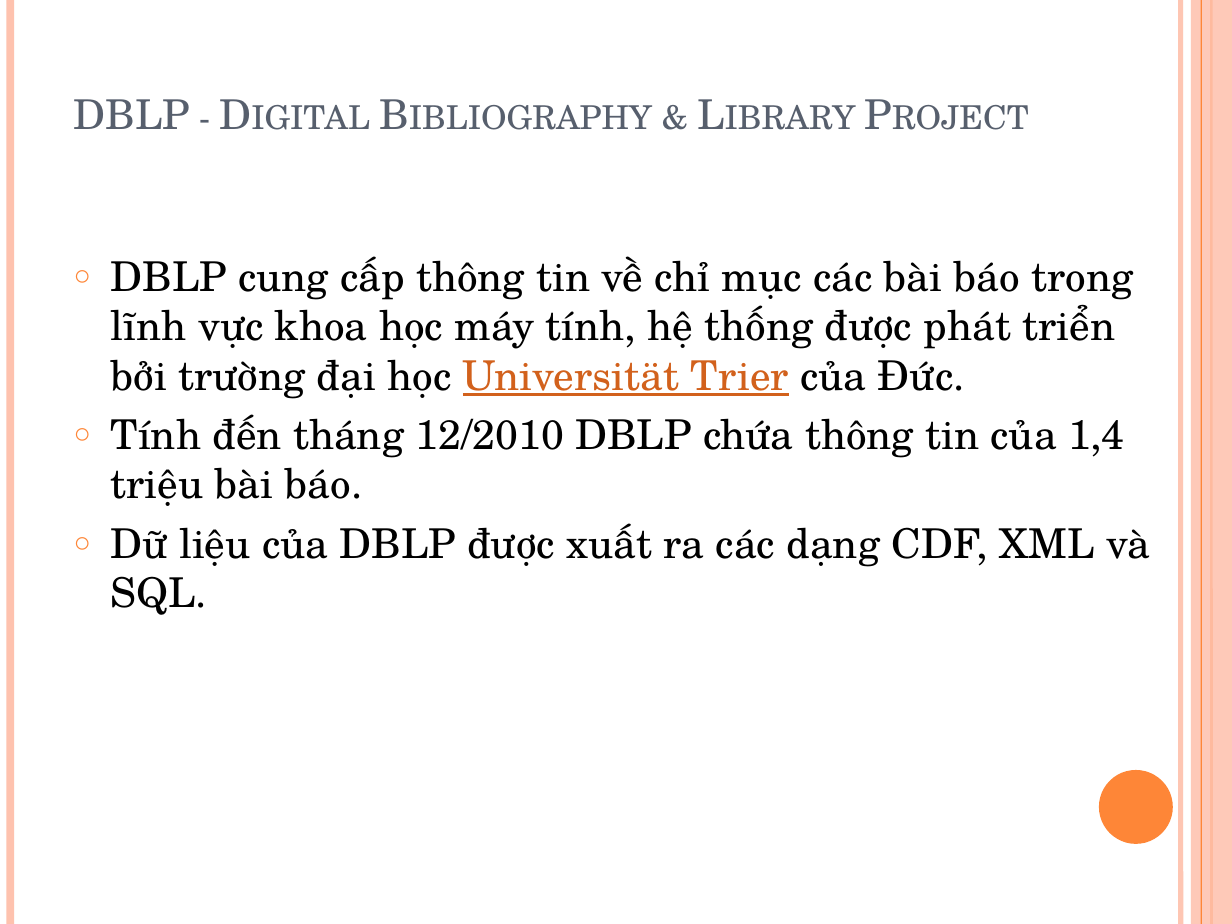
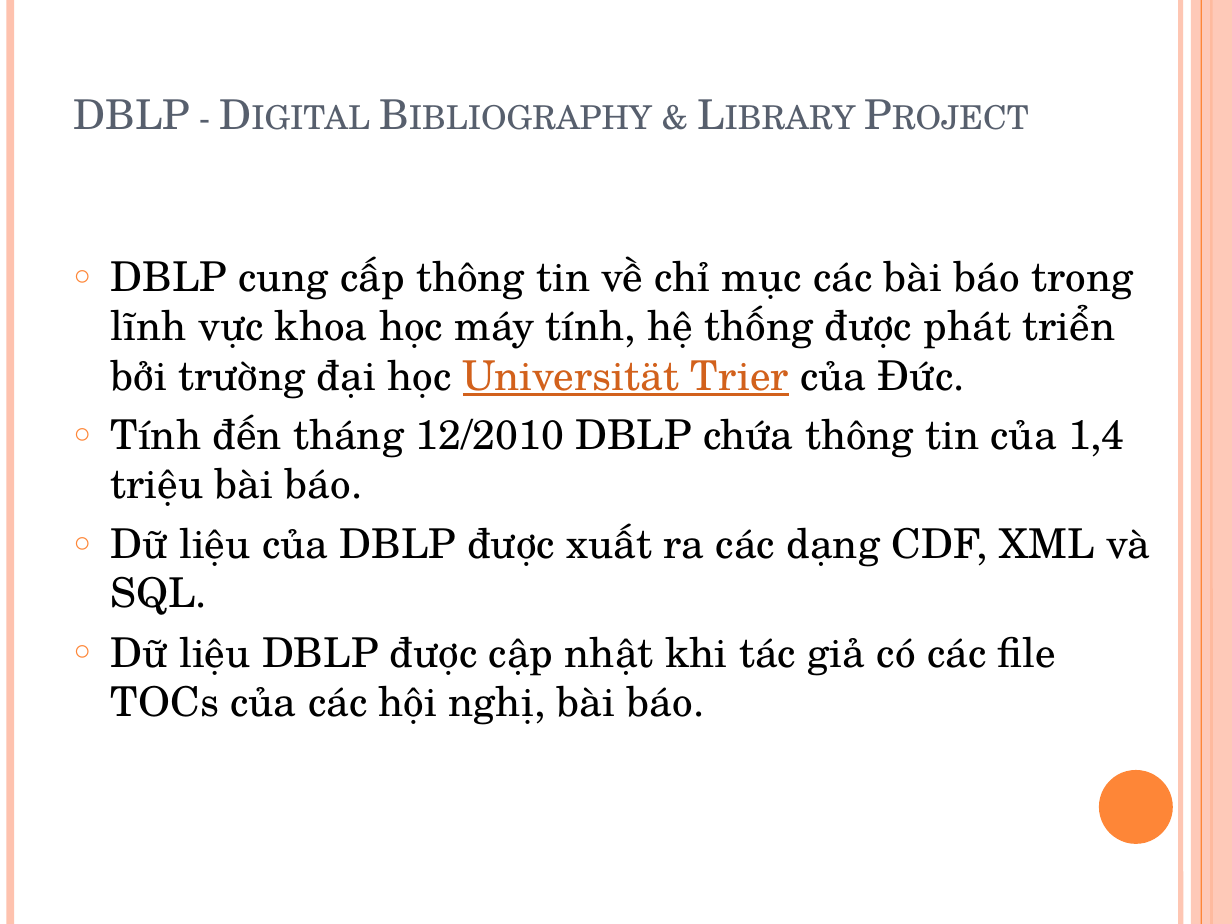
Before and after one commit to tiendv/detaitotnghiep, a slide deck: slide 7 of Report/Baocao 3-12.pptx. Drawn at 1232x924 pixels with LibreOffice and Linux fonts; fonts in the diff are those of the drawing. Boxes give left, top, right and bottom in pixels: in the first picture for what was removed or moved away, otherwise in the second. Text is boxed around its words. In the diff, an @@ line names an element or a change of style, - is before the commit and + after.

```diff
--- a/Report/Baocao 3-12.pptx
+++ b/Report/Baocao 3-12.pptx
@@ text at box(111, 636, 1057, 725): paragraph added @@
+○ Dữ liệu DBLP được cập nhật khi tác giả có các file TOCs của các hội nghị, bài báo.
```
Also in this commit, not shown: 5 other slides changed, 3 slides added, 2 slides removed.
